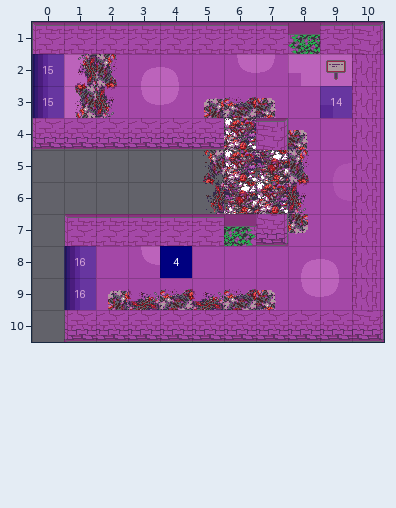
Two versions of a level (Tiled map, bgs/maps/garbage_03.tmx). The picture above is the old version.
Cells are 32x32 px. Shown: x 0..10, y 1..10.
After:
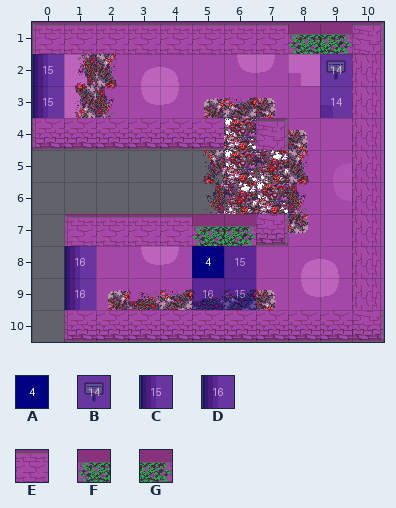
Key: from "blue-labels": A 3, B 13, C 14, D 15; from "garbage-cave01": E 1, F 13, G 15.
_ is an empty cell.
See-through tiles are keyed as they look on the map.
Edits made:
Layer "colliders":
y 1: x 9 E -> G
y 7: x 5 E -> F
Layer "actions":
y 2: x 9 _ -> B
y 8: x 6 _ -> C
y 9: x 5..6 __ -> DC
Layer "characters":
y 8: x 4..5 A_ -> _A
Changed places in both pictures, as pixel boxes (x1, y1, x2, y2):
changed: (320, 25, 352, 86)
changed: (160, 217, 256, 310)
